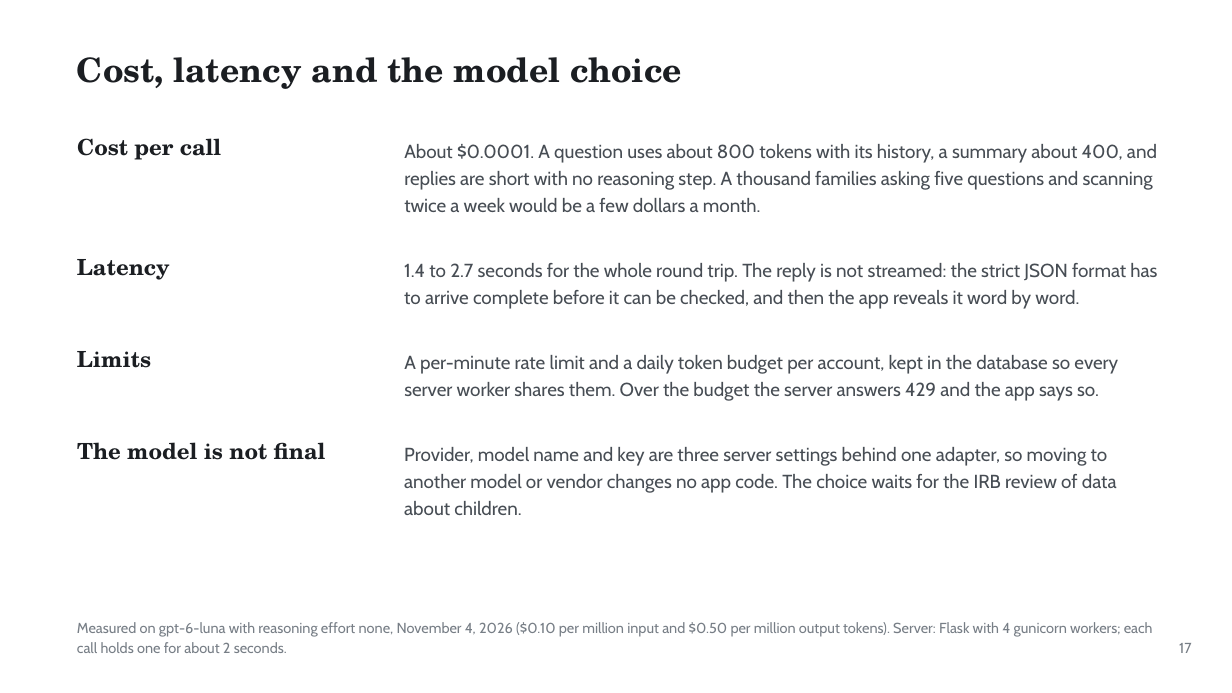
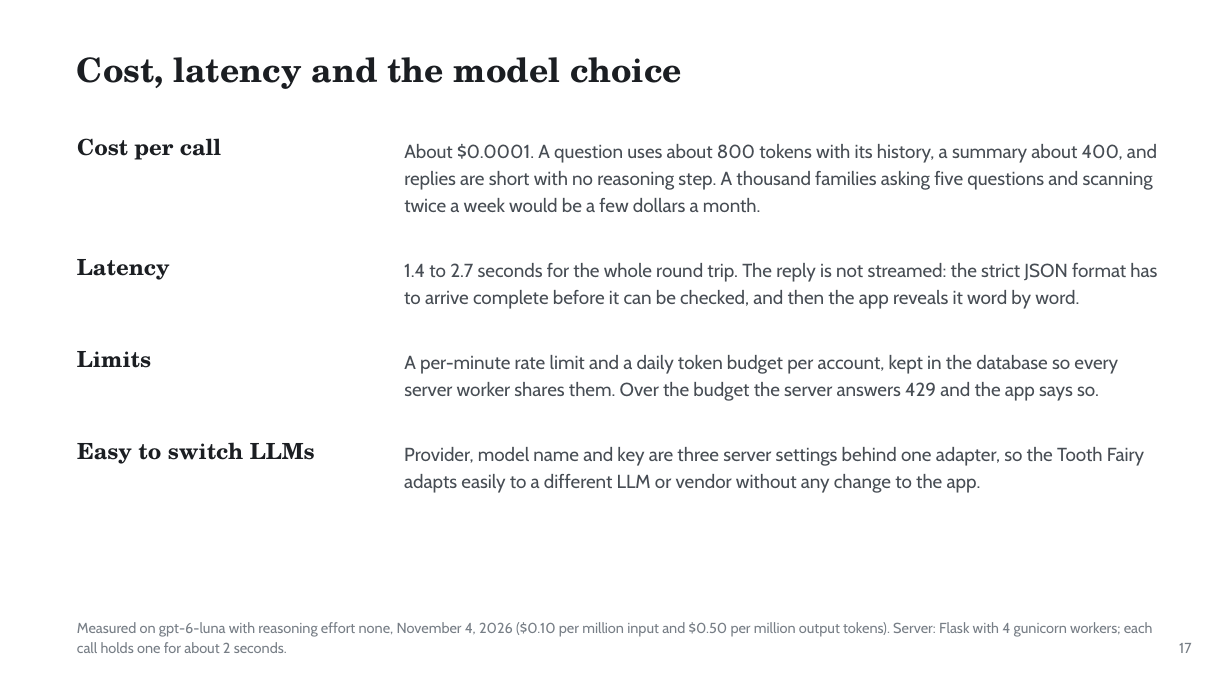
Before and after one commit to ertugrul-senturk/interactive-slides, a slide deck: slide 34 of public/decks/2026-11-smart-teeth.pptx. Drawn at 1232x693 pixels with LibreOffice and Linux fonts; fonts in the diff are those of the drawing; background and template pictures are left out. Boxes give left, top, right and bottom in pixels: in the first picture for what was removed or moved away, otherwise in the second. Text is boxed around its words. In the diff, an @@ line names an element or a change of style, - is before the commit and + after.

```diff
--- a/public/decks/2026-11-smart-teeth.pptx
+++ b/public/decks/2026-11-smart-teeth.pptx
@@ text at [77,442,315,464]: text changed @@
-The model is not final
+Easy to switch LLMs
@@ text at [404,447,1144,493]: text changed @@
-Provider, model name and key are three server settings behind one adapter, so moving to
-another model or vendor changes no app code. The choice waits for the IRB review of data
-about children.
+Provider, model name and key are three server settings behind one adapter, so the Tooth Fairy
+adapts easily to a different LLM or vendor without any change to the app.
```
Also in this commit, not shown: 3 other slides changed, 6 other files.
